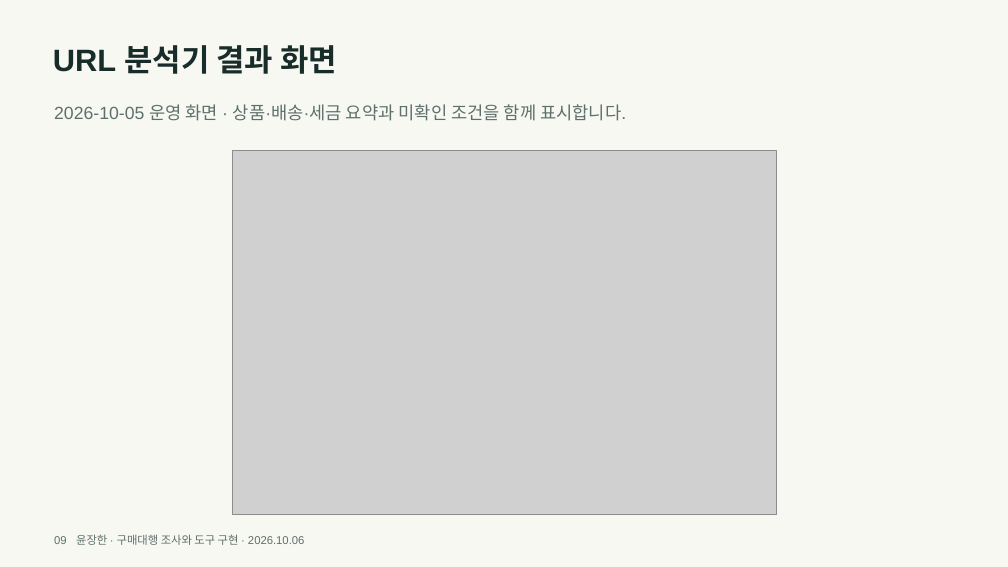
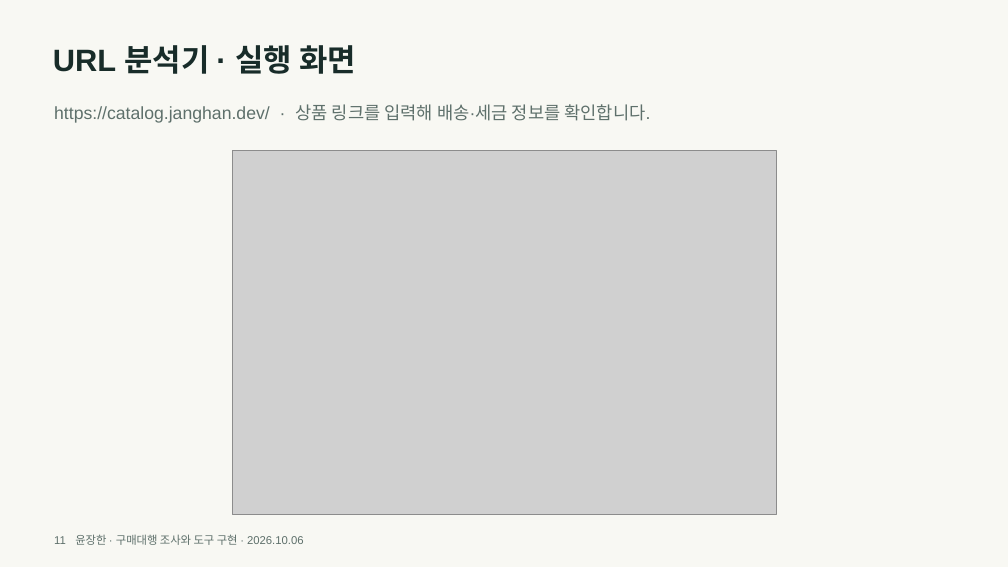
Before and after one commit to y00nZZang/crossborder-purchase-agent, a slide deck: slide 11 of portfolio/crossborder-portfolio.pptx (slide 9 before the commit). Drawn at 1008x567 pixels with LibreOffice and Linux fonts; fonts in the diff are those of the drawing; grey boxes stand for pictures. Boxes give left, top, right and bottom in pixels: in the first picture for what was removed or moved away, otherwise in the second. Text is boxed around its words. In the diff, an @@ line names an element or a change of style, - is before the commit and + after.

```diff
--- a/portfolio/crossborder-portfolio.pptx
+++ b/portfolio/crossborder-portfolio.pptx
@@ text at bbox=[53, 45, 356, 74]: text changed @@
-URL 분석기 결과 화면
+URL 분석기 · 실행 화면
@@ text at bbox=[54, 104, 650, 123]: text changed @@
-2026-10-05 운영 화면 · 상품·배송·세금 요약과 미확인 조건을 함께 표시합니다.
+https://catalog.janghan.dev/ · 상품 링크를 입력해 배송·세금 정보를 확인합니다.
@@ text at bbox=[54, 534, 303, 545]: text changed @@
-09 윤장한 · 구매대행 조사와 도구 구현 · 2026.10.06
+11 윤장한 · 구매대행 조사와 도구 구현 · 2026.10.06
```
Also in this commit, not shown: 8 other slides changed, 3 slides added, 5 other files.
